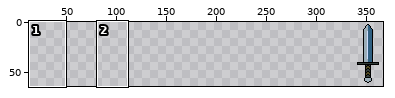
Sprite sheet -- game/config/symbols/sword_attack/sword_attack.png. The first picture is a wide view before the edit; the outline marks the close-up.
Close-up. Before:
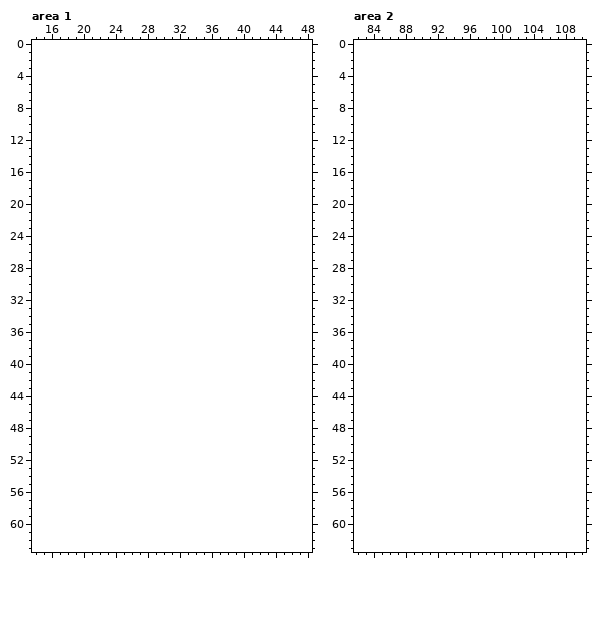
The file is 64x64 pixels. Shown: area 1: x 14..48, y 0..63; area 2: x 82..110, y 0..63. The old version is drawn lined up with the new one, on the new canvas. The wide view leaves out empty margins. The commit also changed other parts of the picture, which this record leaves out.
Palette (. is transparent): 
After the commit:
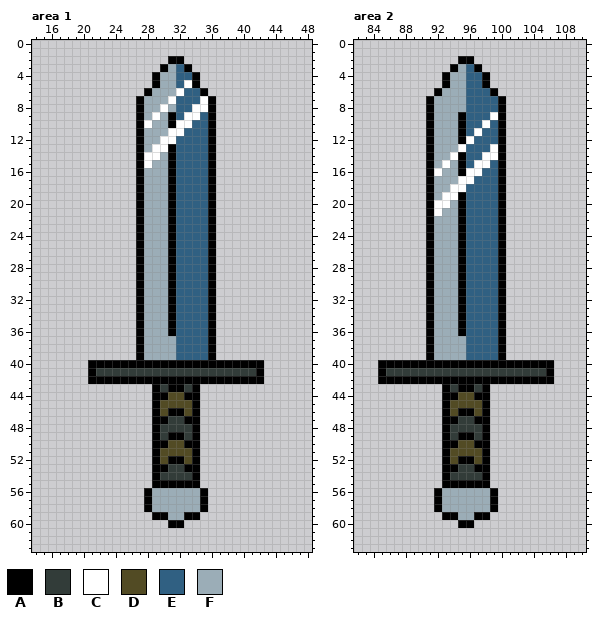
Colours new in this view: A #000000  B #323c39  C #ffffff  D #524b24  E #306082  F #9badb7
What changed:
canvas 64x64 -> 384x64, the old top-left corner now at 320,0
Changed rows in their new state; - is an unchanged pixel.
Area 1:
first column x 21:
 2 ----------AA----------
 3 ---------AFEA---------
 4 --------AFFEEA--------
 5 --------AFFECA--------
 6 -------AFFFCEEA-------
 7 ------AFFFCEEECA------
 8 ------AFFCFEECCA------
 9 ------AFCFAECCEA------
10 ------ACFFACCEEA------
11 ------AFFFCCEEEA------
12 ------AFFCCEEEEA------
13 ------AFCCAEEEEA------
14 ------ACCFAEEEEA------
15 ------ACFFAEEEEA------
16 ------AFFFAEEEEA------
17 ------AFFFAEEEEA------
18 ------AFFFAEEEEA------
19 ------AFFFAEEEEA------
20 ------AFFFAEEEEA------
21 ------AFFFAEEEEA------
22 ------AFFFAEEEEA------
23 ------AFFFAEEEEA------
24 ------AFFFAEEEEA------
25 ------AFFFAEEEEA------
26 ------AFFFAEEEEA------
27 ------AFFFAEEEEA------
28 ------AFFFAEEEEA------
29 ------AFFFAEEEEA------
30 ------AFFFAEEEEA------
31 ------AFFFAEEEEA------
32 ------AFFFAEEEEA------
33 ------AFFFAEEEEA------
34 ------AFFFAEEEEA------
35 ------AFFFAEEEEA------
36 ------AFFFAEEEEA------
37 ------AFFFFEEEEA------
38 ------AFFFFEEEEA------
39 ------AFFFFEEEEA------
40 AAAAAAAAAAAAAAAAAAAAAA
41 ABBBBBBBBBBBBBBBBBBBBA
42 AAAAAAAAAAAAAAAAAAAAAA
43 --------ABAABA--------
44 --------AADDAA--------
45 --------ADDDDA--------
46 --------ADAADA--------
47 --------AABBAA--------
48 --------ABBBBA--------
49 --------ABAABA--------
50 --------AADDAA--------
51 --------ADDDDA--------
52 --------ADAADA--------
53 --------AABBAA--------
54 --------ABBBBA--------
55 --------AAAAAA--------
56 -------AFFFFFFA-------
57 -------AFFFFFFA-------
58 -------AFFFFFFA-------
59 --------AAFFAA--------
60 ----------AA----------
Area 2:
first column x 85:
 2 ----------AA----------
 3 ---------AFEA---------
 4 --------AFFEEA--------
 5 --------AFFEEA--------
 6 -------AFFFEEEA-------
 7 ------AFFFFEEEEA------
 8 ------AFFFFEEEEA------
 9 ------AFFFAEEECA------
10 ------AFFFAEECEA------
11 ------AFFFAECEEA------
12 ------AFFFACEEEA------
13 ------AFFFCEEECA------
14 ------AFFCAEECCA------
15 ------AFCFAECCEA------
16 ------ACFFACCEEA------
17 ------AFFFCCEEEA------
18 ------AFFCCEEEEA------
19 ------AFCCAEEEEA------
20 ------ACCFAEEEEA------
21 ------ACFFAEEEEA------
22 ------AFFFAEEEEA------
23 ------AFFFAEEEEA------
24 ------AFFFAEEEEA------
25 ------AFFFAEEEEA------
26 ------AFFFAEEEEA------
27 ------AFFFAEEEEA------
28 ------AFFFAEEEEA------
29 ------AFFFAEEEEA------
30 ------AFFFAEEEEA------
31 ------AFFFAEEEEA------
32 ------AFFFAEEEEA------
33 ------AFFFAEEEEA------
34 ------AFFFAEEEEA------
35 ------AFFFAEEEEA------
36 ------AFFFAEEEEA------
37 ------AFFFFEEEEA------
38 ------AFFFFEEEEA------
39 ------AFFFFEEEEA------
40 AAAAAAAAAAAAAAAAAAAAAA
41 ABBBBBBBBBBBBBBBBBBBBA
42 AAAAAAAAAAAAAAAAAAAAAA
43 --------ABAABA--------
44 --------AADDAA--------
45 --------ADDDDA--------
46 --------ADAADA--------
47 --------AABBAA--------
48 --------ABBBBA--------
49 --------ABAABA--------
50 --------AADDAA--------
51 --------ADDDDA--------
52 --------ADAADA--------
53 --------AABBAA--------
54 --------ABBBBA--------
55 --------AAAAAA--------
56 -------AFFFFFFA-------
57 -------AFFFFFFA-------
58 -------AFFFFFFA-------
59 --------AAFFAA--------
60 ----------AA----------
Pixel boxes of the changes (left, top, right, bottom) in both close-ups:
added: (88, 56, 264, 528)
added: (378, 56, 554, 528)
